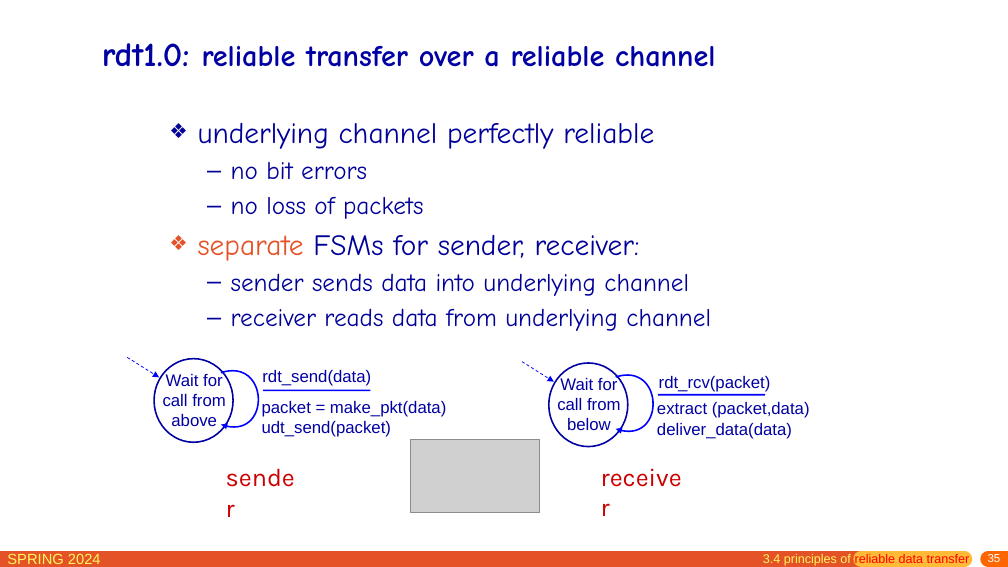
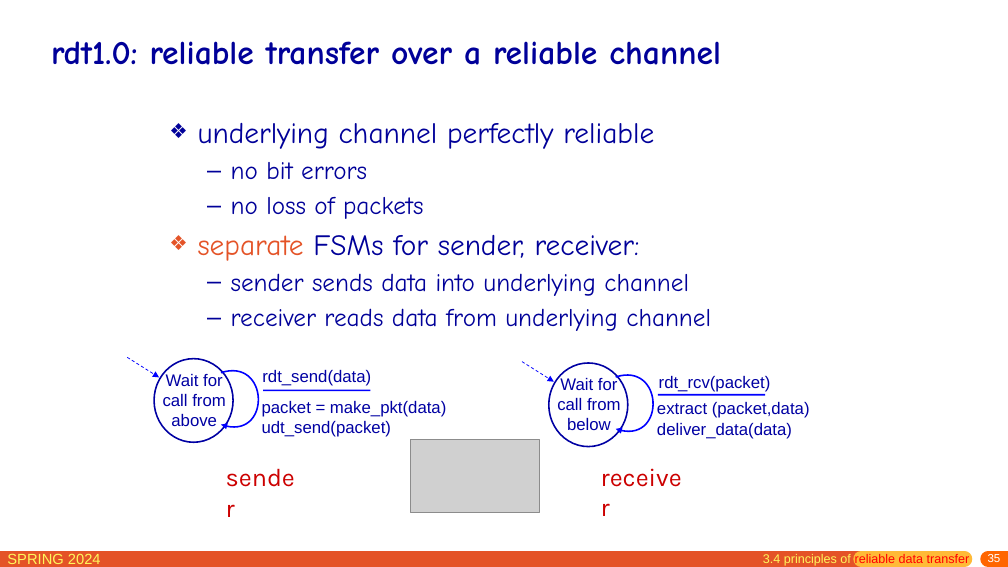
Before and after one commit to network-whu/slides, a slide deck: slide 35 of pptx/chapter3.pptx. Drawn at 1008x567 pixels with LibreOffice and Linux fonts; fonts in the diff are those of the drawing; grey boxes stand for pictures. Boxes give left, top, right and bottom in pixels: in the first picture for what was removed or moved away, otherwise in the second. Text is boxed around its words. In the diff, an @@ line names an element or a change of style, - is before the commit and + after.

```diff
--- a/pptx/chapter3.pptx
+++ b/pptx/chapter3.pptx
@@ title "rdt1.0: reliable transfer over a ...": place and size @@
-title "rdt1.0: reliable transfer over a ..." at (102,43,715,67)
+title "rdt1.0: reliable transfer over a ..." at (51,41,721,65)
@@ title "rdt1.0: reliable transfer over a ..." at (51,41,721,65): size 32.4 to 32 pt in "rdt1.0:"; size 28.8 to 32 pt in "reliable transfer over a reliable channel"; text colour #0000A3 to #000099 @@
```
Also in this commit, not shown: 38 other slides changed.
